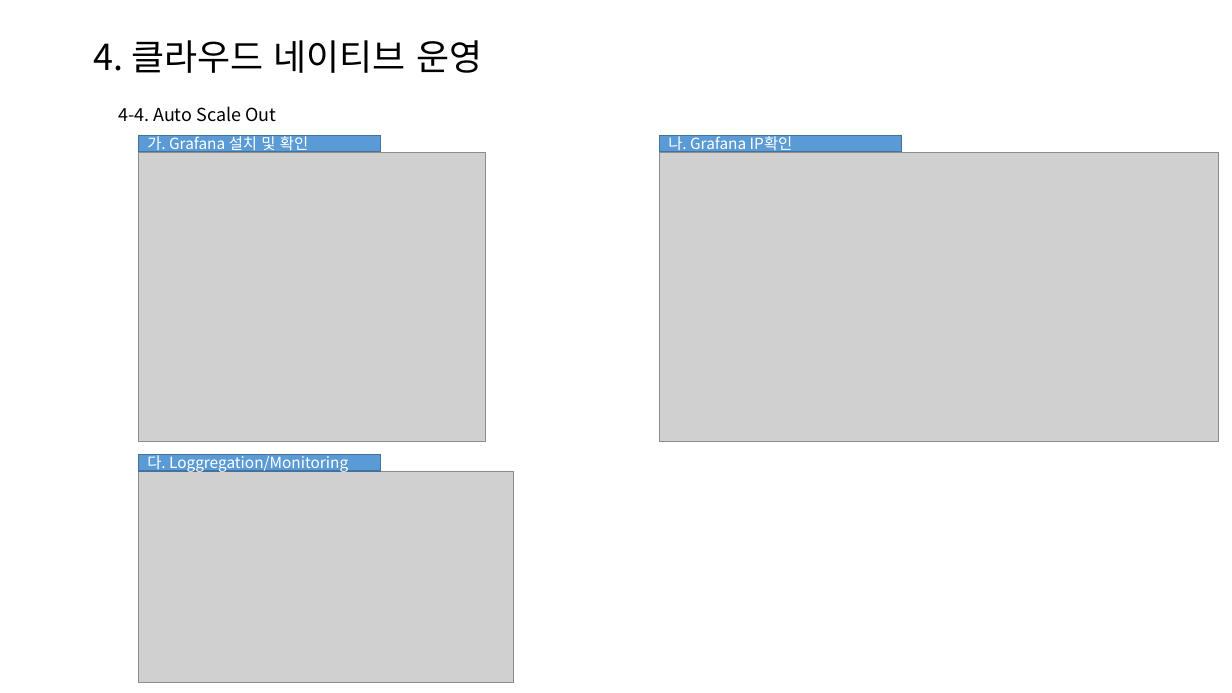
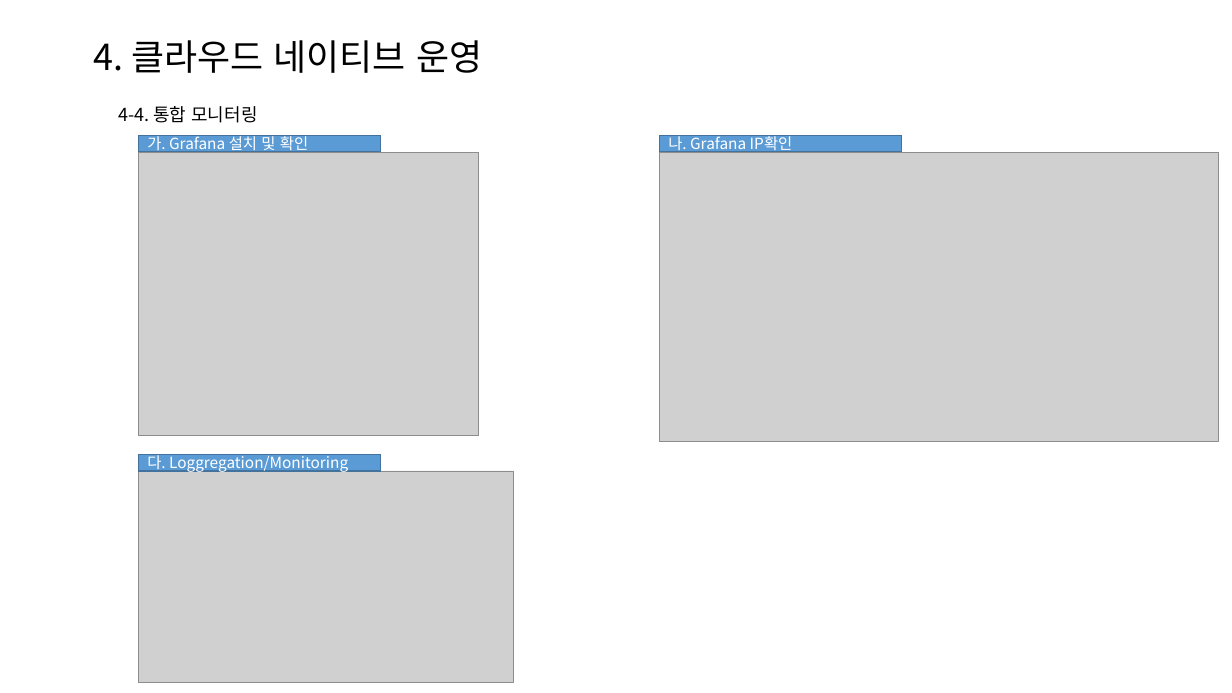
Before and after one commit to seokhwan-jeong2/cardapply, a slide deck: slide 9 of 클라우드 네이티브 (Cloud Native)_정석환.pptx. Drawn at 1232x693 pixels with LibreOffice and Linux fonts; fonts in the diff are those of the drawing; grey boxes stand for pictures. Boxes give left, top, right and bottom in pixels: in the first picture for what was removed or moved away, otherwise in the second. Text is boxed around its words. In the diff, an @@ line names an element or a change of style, - is before the commit and + after.

```diff
--- a/클라우드 네이티브 (Cloud Native)_정석환.pptx
+++ b/클라우드 네이티브 (Cloud Native)_정석환.pptx
@@ text at (118,106,257,123): text changed @@
-4-4. Auto Scale Out
+4-4. 통합 모니터링
@@ picture: place and size @@
-picture at (139,152,486,442)
+picture at (139,152,480,436)
```
